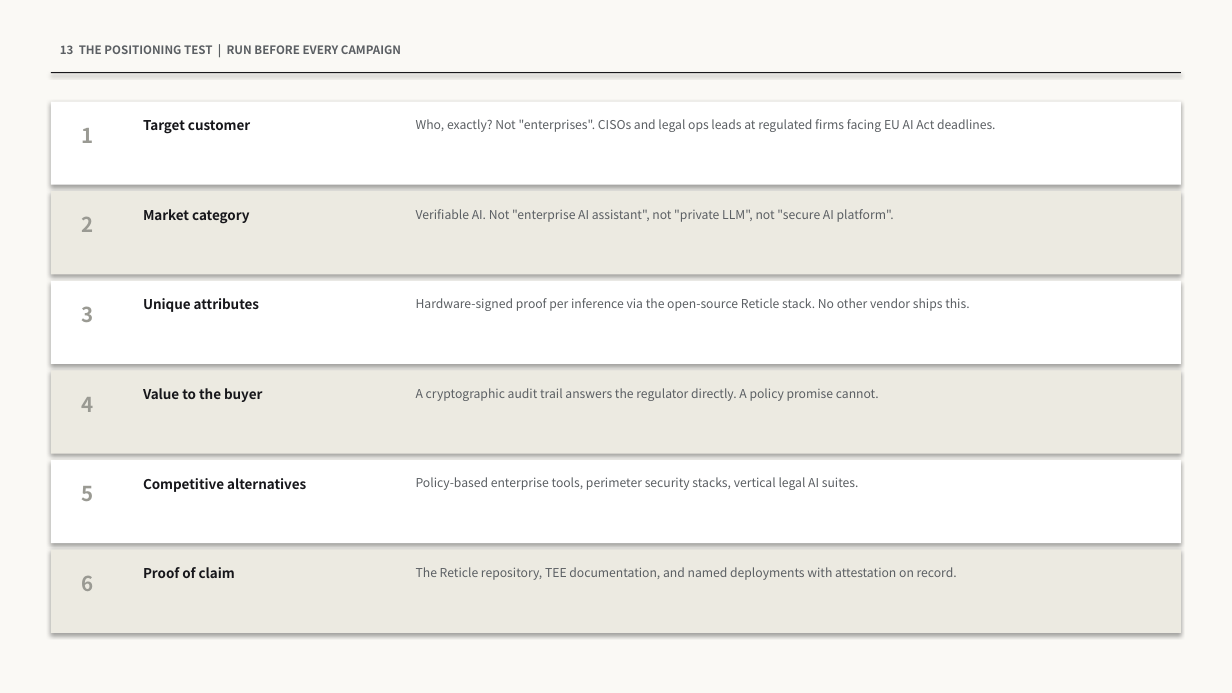
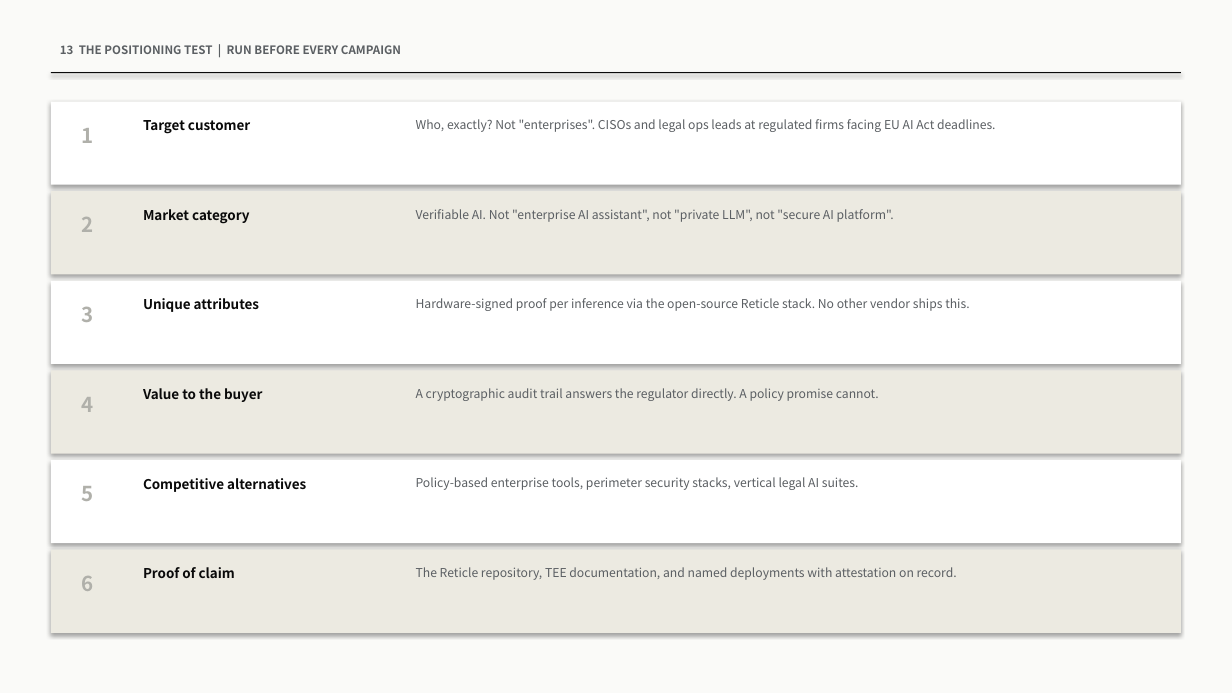
Before and after one commit to ai-luminati-collab/Cadence-Architecture-Deck, a slide deck: slide 23 of PremAI-Fluso-Brand-Bible.pptx (slide 22 before the commit). Drawn at 1232x693 pixels with LibreOffice and Linux fonts; fonts in the diff are those of the drawing. Boxes give left, top, right and bottom in pixels: in the first picture for what was removed or moved away, otherwise in the second. Text is boxed around its words. In the diff, an @@ line names an element or a change of style, - is before the commit and + after.

```diff
--- a/PremAI-Fluso-Brand-Bible.pptx
+++ b/PremAI-Fluso-Brand-Bible.pptx
@@ rectangle at box(0, 0, 1232, 693): fill #FAF9F5 to #FAFAF8 @@
@@ rectangle at box(51, 72, 1181, 73): fill #17171B to #0A0A0A @@
@@ text colour #9A9A93 to #B0B0AA in 6 elements at box(81, 128, 93, 143), box(81, 217, 93, 232), box(81, 307, 93, 322), box(81, 397, 93, 412), box(81, 486, 93, 501), box(81, 576, 93, 591) @@
@@ text colour #17171B to #0A0A0A in 6 elements at box(143, 120, 250, 134), box(143, 209, 249, 224), box(143, 298, 259, 312), box(143, 388, 262, 402), box(143, 478, 306, 492), box(143, 567, 235, 578) @@
```
Also in this commit, not shown: 21 other slides changed, 3 slides added, 2 slides removed, 1 other file.
